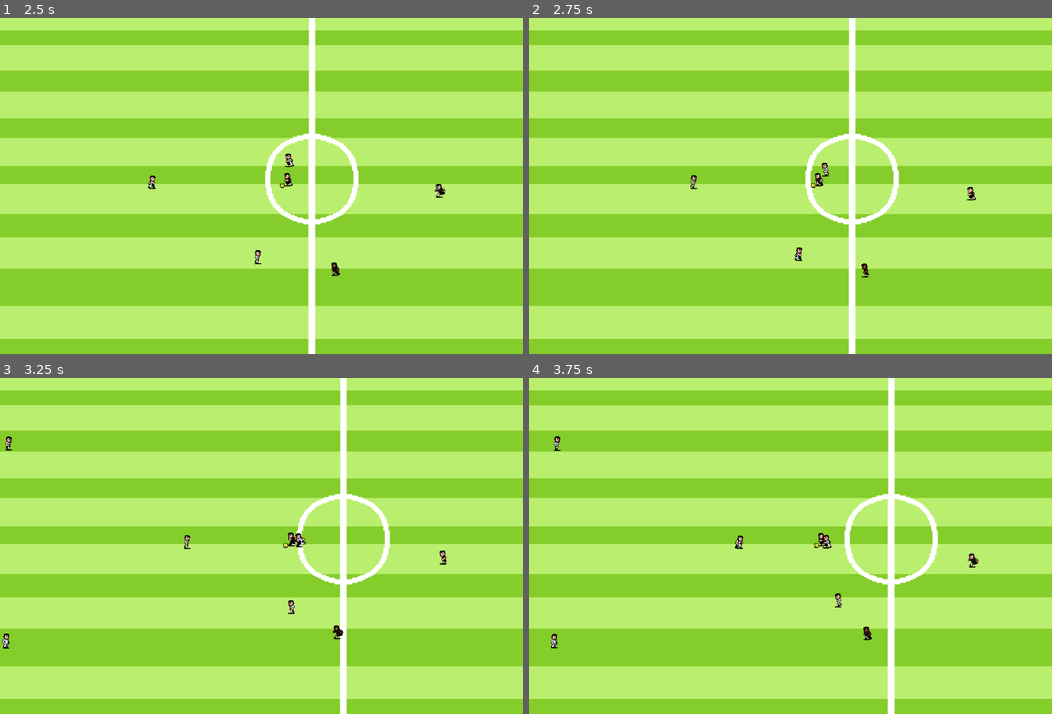
Above: before the commit, frames 1-4 (two rows, left to right).
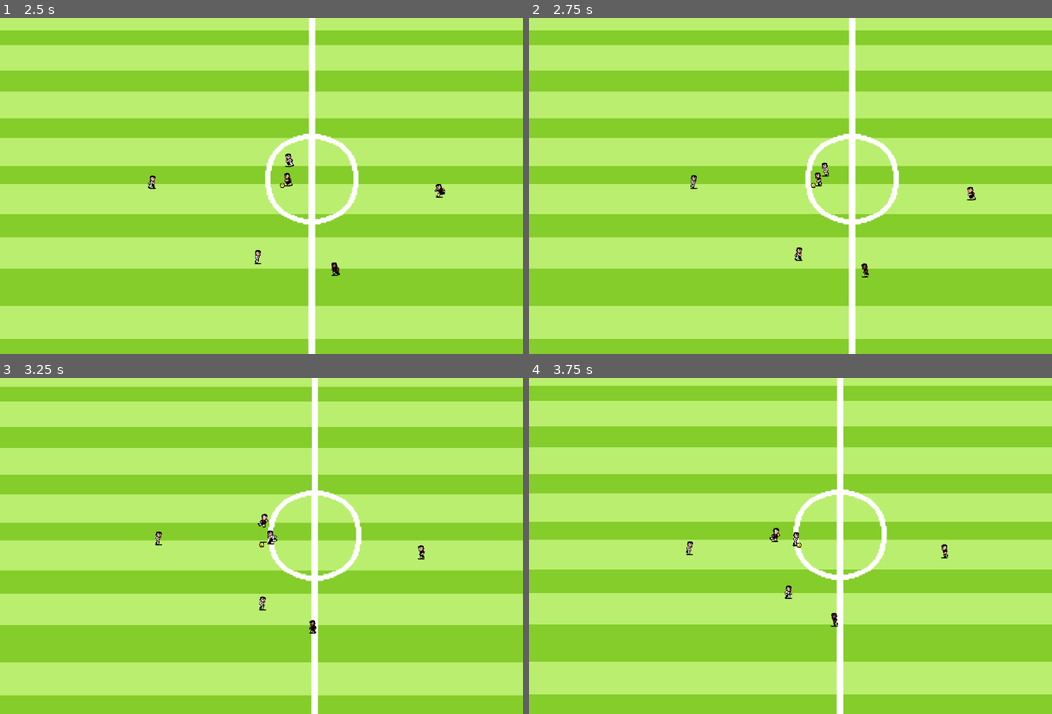
Above: after the commit, the same moments.

Repository: redwarewolf/fafa-simulator
Game: Godot game, scene res://scenes/world.tscn
Same seed, same stepped clock (60 frames per second), same inputs: the game is played once before the commit and once after it.
Inputs:
- Up to frame 1 (2.5 s): no input
- Up to frame 2 (2.75 s): no input
- Up to frame 3 (3.25 s): no input
- Up to frame 4 (3.75 s): no input

Frame 1 is identical in both runs. In frame 2, less than 0.1% of the frame differs, in the area x 54-57%, y 45-50%; in frame 3, 19%; in frame 4, 22%, in the area x 0-100%, y 0-100%.

Commit message:
Save state commit

Diff:
--- a/scenes/ball/ball.gd
+++ b/scenes/ball/ball.gd
@@ -11,6 +11,7 @@
 const FRICTION_GROUND := 250.0
 const BOUNCINESS := 0.8
 const DISTANCE_HIGH_PASS := 130
+const TUMBLE_HEIGHT_VELOCITY := 3.0
 
 var current_state : BallState = null
 var state_factory := BallStateFactory.new()
@@ -57,12 +58,18 @@
 	carrier = null
 	switch_state(Ball.State.SHOT)
 
+func tumble(tumble_velocity: Vector2) -> void:
+	carrier = null
+	velocity = tumble_velocity
+	height_velocity = TUMBLE_HEIGHT_VELOCITY
+	switch_state(Ball.State.FREEFORM)
+
 func pass_to(destination: Vector2) -> void:
 	var direction := position.direction_to(destination)
 	var distance := position.distance_to(destination)
 	var intensity := sqrt(2 * distance * FRICTION_GROUND )
 	velocity = intensity * direction
-	if distance >= DISTANCE_HIGH_PASS:
+	if distance > DISTANCE_HIGH_PASS:
 		height_velocity = BallState.GRAVITY * distance / (1.8 * intensity)
 	carrier = null
 	switch_state(Ball.State.FREEFORM)
--- a/scenes/characters/ai_behavior.gd
+++ b/scenes/characters/ai_behavior.gd
@@ -4,17 +4,21 @@
 const DURATION_AI_TICK_FREQUENCY := 200
 const SPREAD_ASSIST_FACTOR := 0.8
 const SHOT_DISTANCE := 200
+const TACKLE_DISTANCE := 15
 
 var ball : Ball = null
 var player : Player = null
 var time_since_last_ai_tick := Time.get_ticks_msec()
+var opponent_detection_area : Area2D = null
+
 
 func _ready() -> void:
 	time_since_last_ai_tick = Time.get_ticks_msec() + randi_range(0, DURATION_AI_TICK_FREQUENCY)
 
-func setup(context_player: Player, context_ball: Ball) -> void:
+func setup(context_player: Player, context_ball: Ball, context_opponent_detection_area : Area2D) -> void:
 	player = context_player
 	ball = context_ball
+	opponent_detection_area = context_opponent_detection_area
 
 func process_ai() -> void:
 	if Time.get_ticks_msec() - time_since_last_ai_tick > DURATION_AI_TICK_FREQUENCY:
@@ -63,6 +67,13 @@
 			var shot_direction := player.position.direction_to(player.target_goal.get_random_target_position())
 			var data := PlayerStateData.build().set_shot_power(player.power).set_shot_direction(shot_direction)
 			player.switch_state(Player.State.SHOOTING, data)
+		elif has_opponents_nearby(): # Podría considerar jugadores egoistas
+			player.switch_state(Player.State.PASSING)
+
+
+	if is_ball_carried_by_opponents() and player_is_on_tackle_distance(): #Podría considerar otras formas de sacar la pelota
+		print("[AI] ", player.full_name, " deciding to TACKLE")
+		player.switch_state(Player.State.TACKLING)
 
 
 func face_towards_target_goal() -> void:
@@ -98,7 +109,23 @@
 		return lerpf(inner_circle_weight, outer_circle_weight, distance_to_inner_radius / close_range_distance)
 
 func is_ball_carried_by_teammate() -> bool:
-	return ball.carrier != null and ball.carrier != player and ball.carrier.team == player.team
+	return is_ball_carried()  and ball_carrier_is_teammate()
+
+func is_ball_carried_by_opponents() -> bool:
+	return is_ball_carried() and !ball_carrier_is_teammate()
+
+func is_ball_carried() -> bool:
+	return ball.carrier != null and ball.carrier != player
+
+func ball_carrier_is_teammate() -> bool:
+	return ball.carrier.team == player.team
 
 func player_has_ball() -> bool:
 	return ball.carrier == player
+
+func player_is_on_tackle_distance() -> bool:
+	return player.position.distance_to(ball.position) < TACKLE_DISTANCE
+
+func has_opponents_nearby() -> bool:
+	var players := opponent_detection_area.get_overlapping_bodies()
+	return players.find_custom(func (p: Player): return p.team != player.team) > -1
--- a/scenes/characters/character_states/player_state.gd
+++ b/scenes/characters/character_states/player_state.gd
@@ -12,8 +12,9 @@
 var ball_detection_area : Area2D = null
 var own_goal : Goal
 var target_goal : Goal
+var tackle_damage_emitter_area : Area2D = null
 
-func setup(context_player: Player, context_data : PlayerStat …(167 unchanged characters)… oal, context_target_goal: Goal, context_ai_behavior: AIBehavior) -> void:
+func setup(context_player: Player, context_data : PlayerStat …(167 unchanged characters)… oal, context_target_goal: Goal, context_tackle_damage_emitter_area : Area2D, context_ai_behavior: AIBehavior) -> void:
 	player = context_player
 	animation_player = context_animation_player
 	state_data = context_data
@@ -23,6 +24,7 @@
 	own_goal = context_own_goal
 	target_goal = context_target_goal
 	ai_behavior = context_ai_behavior
+	tackle_damage_emitter_area = context_tackle_damage_emitter_area
 
 func transition_state(new_state: Player.State, context_state_data : PlayerStateData = PlayerStateData.new()) -> void:
 	state_transition_requested.emit(new_state, context_state_data)
--- a/scenes/characters/character_states/player_state_data.gd
+++ b/scenes/characters/character_states/player_state_data.gd
@@ -2,6 +2,7 @@
 
 var shot_direction : Vector2
 var shot_power : float
+var hurt_direction : Vector2
 
 static func build() -> PlayerStateData:
 	return PlayerStateData.new()
@@ -13,3 +14,7 @@
 func set_shot_power(power: float) -> PlayerStateData:
 	shot_power = power
 	return self
+
+func set_hurt_direction(direction : Vector2) -> PlayerStateData:
+	hurt_direction = direction
+	return self
--- /dev/null
+++ b/scenes/characters/character_states/player_state_hurt.gd
@@ -0,0 +1,22 @@
+class_name PlayerStateHurt
+extends PlayerState
+
+const DURATION_HURT := 1000
+const AIR_FRICTION := 35.0
+const HURT_HEIGHT_VELOCITY := 3.0
+const BALL_TUMBLE_SPEED := 100.0
+
+var time_start_hurt := Time.get_ticks_msec()
+
+func _enter_tree() -> void:
+	animation_player.play("hurt")
+	time_start_hurt = Time.get_ticks_msec()
+	player.height_velocity = HURT_HEIGHT_VELOCITY
+	player.height = 0.05
+	if ball.carrier == player:
+		ball.tumble(state_data.hurt_direction * BALL_TUMBLE_SPEED)
+
+func _process(delta: float) -> void:
+	if Time.get_ticks_msec() - time_start_hurt > DURATION_HURT:
+		transition_state(Player.State.RECOVERING)
+	player.velocity = player.velocity.move_toward(Vector2.ZERO, delta * AIR_FRICTION)
--- a/scenes/characters/character_states/player_state_moving.gd
+++ b/scenes/characters/character_states/player_state_moving.gd
@@ -1,9 +1,21 @@
 class_name PlayerStateMoving
 extends PlayerState
 
+const WALK_ANIM_THRESHOLD := 0.6
+
 func _process(_delta: float) -> void:
-	player.set_movement_animation()
+	set_movement_animation()
 	player.set_heading()
 	ai_behavior.process_ai()
 	if player.velocity != Vector2.ZERO:
 		teammate_detection_area.rotation = player.velocity.angle()
+
+
+func set_movement_animation() -> void: #Configurar velocidad de animacion segun velocidad?
+	var vel_length := player.velocity.length()
+	if vel_length < 1:
+		animation_player.play("idle")
+	elif vel_length < player.speed * WALK_ANIM_THRESHOLD:
+		animation_player.play("walk")
+	else:
+		animation_player.play("run")
--- a/scenes/characters/character_states/player_state_passing.gd
+++ b/scenes/characters/character_states/player_state_passing.gd
@@ -1,28 +1,26 @@
 class_name PlayerStatePassing
 extends PlayerState
-
-func _enter_tree() -> void:
-	animation_player.play("kick")
-	player.velocity = Vector2.ZERO
 
 func on_animation_complete() -> void:
 	var pass_target := get_closest_teammate_in_view()
 	if pass_target == null:
-		ball.pass_to(ball.position * player.heading * player.speed)
+		# Me quieren sacar la pelota, que hago? agregar posible logica para tirarla hacia atras o seguir corriendo
+		transition_state(Player.State.MOVING)
+
 	else:
-		ball.pass_to(pass_target.position * pass_target.velocity)
+		animation_player.play("kick")
+		player.velocity = Vector2.ZERO
+		ball.pass_to(pass_target.position + pass_target.velocity)
 	transition_state(Player.State.MOVING)
 
 func get_closest_teammate_in_view() -> Player:
-	var players_in_view = teammate_detection_area.get_overlapping_bodies()
-	var teammates_in_view = players_in_view.filter(
-		func(p: Player): return p != player
+	var players_in_view := teammate_detection_area.get_overlapping_bodies()
+	var teammates_in_view := players_in_view.filter(
+		func(p: Player): return p != player and p.team == player.team
 	)
-	var closest: Player = null
-	var closest_dist := INF
-	for p in teammates_in_view:
-		var d = p.position.distance_squared_to(player.position)
-		if d < closest_dist:
-			closest_dist = d
-			closest = p
-	return closest
+	teammates_in_view.sort_custom(
+		func(p1: Player, p2: Player): return p1.position.distance_squared_to(player.position) < p2.position.distance_squared_to(player.position)
+	)
+	if teammates_in_view.size() > 0:
+		return teammates_in_view[0]
+	return null
--- a/scenes/characters/character_states/player_state_shooting.gd
+++ b/scenes/characters/character_states/player_state_shooting.gd
@@ -3,7 +3,6 @@
 
 func _enter_tree() -> void:
 	animation_player.play("kick")
-	print("Play Kick")
 
 func on_animation_complete() -> void:
 	shoot_ball()
--- a/scenes/characters/character_states/player_state_tackling.gd
+++ b/scenes/characters/character_states/player_state_tackling.gd
@@ -9,6 +9,7 @@
 
 func _enter_tree() -> void:
 	animation_player.play("tackle")
+	tackle_damage_emitter_area.monitoring = true
 
 func _process(delta: float) -> void:
 	if not is_tackle_complete:
@@ -19,3 +20,6 @@
 
 	elif Time.get_ticks_msec() - time_finish_tackle > DURATION_TACKLE:
 		transition_state(Player.State.RECOVERING)
+
+func _exit_tree() -> void:
+	tackle_damage_emitter_area.monitoring = false
--- a/scenes/characters/player.gd
+++ b/scenes/characters/player.gd
@@ -7,7 +7,7 @@
 const WALK_ANIM_THRESHOLD := 0.6
 
 enum State { MOVING , TACKLING, RECOVERING, PREPPING_SHOT, SHOOTING,
-	PASSING , HEADER, VOLLEY_KICK, BICYCLE_KICK, CHEST_CONTROL}
+	PASSING , HEADER, VOLLEY_KICK, BICYCLE_KICK, CHEST_CONTROL, HURT}
 
 enum Role { GOALIE, DEFENSE, MIDFIELD, OFFENSE }
 enum SkinColor { LIGHT, MEDIUM, DARK, GREEN, RED }
@@ -42,6 +42,8 @@
 @onready var player_sprite : Sprite2D = %PlayerSprite
 @onready var teammate_detection_area : Area2D = %TeammateDetectionArea
 @onready var ball_detection_area : Area2D = %BallDetectionArea
+@onready var tackle_damage_emitter_area : Area2D = %TackleDamageEmitterArea
+@onready var opponent_detection_area : Area2D = %OpponentDetectionArea
 
 func initialize(context_position : Vector2, context_ball : Ball, context_own_goal: Goal, context_target_goal: Goal, context_player_data : PlayerResource, context_team: String) -> Player:
 		position = context_position
@@ -63,6 +65,7 @@
 
 	switch_state(State.MOVING)
 	spawn_position = position
+	tackle_damage_emitter_area.body_entered.connect(on_tackle_player.bind())
 
 func _process(delta: float) -> void:
 	set_heading()
@@ -81,19 +84,10 @@
 	if current_state != null:
 		current_state.queue_free()
 	current_state = state_factory.get_fresh_state(state)
-	current_state.setup(self, state_data, animation_player, ball, teammate_detection_area, ball_detection_area, own_goal, target_goal, ai_behavior)
+	current_state.setup(self, state_data, animation_player, ball, teammate_detection_area, ball_detection_area, own_goal, target_goal, tackle_damage_emitter_area,ai_behavior)
 	current_state.state_transition_requested.connect(switch_state.bind())
 	current_state.name = "PlayerStateMachine: " + str(state)
 	call_deferred("add_child", current_state)
-
-func set_movement_animation() -> void: #Configurar velocidad de animacion segun velocidad?
-	var vel_length := velocity.length()
-	if vel_length < 1:
-		animation_player.play("idle")
-	elif vel_length < speed * WALK_ANIM_THRESHOLD:
-		animation_player.play("walk")
-	else:
-		animation_player.play("run")
 
 
 func set_heading() -> void:
@@ -105,9 +99,12 @@
 func flip_sprites() -> void:
 	if heading == Vector2.RIGHT:
 		player_sprite.flip_h = false
+		tackle_damage_emitter_area.scale.x = 1
+		opponent_detection_area.scale.x = 1
 	elif heading == Vector2.LEFT:
 		player_sprite.flip_h = true
-
+		tackle_damage_emitter_area.scale.x = -1
+		opponent_detection_area.scale.x = -1
 
 func has_ball() -> bool:
 	return ball.carrier == self
@@ -127,7 +124,7 @@
 	player_sprite.material.set_shader_parameter("team_color", team_color)
 
 func setup_ai_behavior() -> void:
-	ai_behavior.setup(self, ball)
+	ai_behavior.setup(self, ball, opponent_detection_area)
 	ai_behavior.name = 'AI Behavior'
 	add_child(ai_behavior)
 
@@ -137,3 +134,10 @@
 
 func get_teammates() -> Array[Player]:
 	return teammates
+
+func get_hurt(hurt_origin : Vector2) -> void:
+	switch_state(Player.State.HURT, PlayerStateData.build().set_hurt_direction(hurt_origin))
+
+func on_tackle_player(player_hit : Player) -> void:
+	if player_hit != self and player_hit.team != team and player_hit == ball.carrier:
+		player_hit.get_hurt(position.direction_to(player_hit.position))
--- a/scenes/characters/player.tscn
+++ b/scenes/characters/player.tscn
@@ -96,6 +96,23 @@
 "values": [24, 25]
 }
 
+[sub_resource type="Animation" id="Animation_jk2m4"]
+resource_name = "hurt"
+length = 0.2
+step = 0.1
+tracks/0/type = "value"
+tracks/0/imported = false
+tracks/0/enabled = true
+tracks/0/path = NodePath("PlayerSprite:frame")
+tracks/0/interp = 1
+tracks/0/loop_wrap = true
+tracks/0/keys = {
+"times": PackedFloat32Array(0, 0.1),
+"transitions": PackedFloat32Array(1, 1),
+"update": 1,
+"values": [54, 55]
+}
+
 [sub_resource type="Animation" id="Animation_g2els"]
 resource_name = "idle"
 length = 0.6
@@ -202,7 +219,7 @@
 
 [sub_resource type="Animation" id="Animation_yewv4"]
 resource_name = "tackle"
-length = 0.1
+length = 0.4
 loop_mode = 1
 step = 0.1
 tracks/0/type = "value"
@@ -273,6 +290,7 @@
 &"bicycle_kick": SubResource("Animation_6eyoc"),
 &"chest_control": SubResource("Animation_7vyk4"),
 &"header": SubResource("Animation_qgnko"),
+&"hurt": SubResource("Animation_jk2m4"),
 &"idle": SubResource("Animation_g2els"),
 &"kick": SubResource("Animation_kqtwu"),
 &"prep_kick": SubResource("Animation_atpat"),
@@ -294,6 +312,10 @@
 [sub_resource type="RectangleShape2D" id="RectangleShape2D_6eyoc"]
 size = Vector2(7, 7)
 
+[sub_resource type="CapsuleShape2D" id="CapsuleShape2D_6eyoc"]
+radius = 40.0
+height = 120.0
+
 [node name="Player" type="CharacterBody2D"]
 collision_layer = 2
 script = ExtResource("1_yewv4")
@@ -332,7 +354,6 @@
 collision_mask = 2
 
 [node name="CollisionPolygon2D" type="CollisionPolygon2D" parent="TeammateDetectionArea"]
-visible = false
 polygon = PackedVector2Array(0, -40, 280, -150, 330, -100, 330, 100, 280, 150, 0, 40)
 
 [node name="BallDetectionArea" type="Area2D" parent="."]
@@ -348,10 +369,22 @@
 shape = SubResource("CapsuleShape2D_7vyk4")
 
 [node name="TackleDamageEmitterArea" type="Area2D" parent="."]
+unique_name_in_owner = true
 collision_layer = 0
 collision_mask = 2
 monitorable = false
 
 [node name="CollisionShape2D" type="CollisionShape2D" parent="TackleDamageEmitterArea"]
+visible = false
 position = Vector2(13, -3)
 shape = SubResource("RectangleShape2D_6eyoc")
+
+[node name="OpponentDetectionArea" type="Area2D" parent="."]
+unique_name_in_owner = true
+collision_layer = 0
+collision_mask = 2
+
+[node name="CollisionShape2D" type="CollisionShape2D" parent="OpponentDetectionArea"]
+position = Vector2(20, 0)
+rotation = 1.5707964
+shape = SubResource("CapsuleShape2D_6eyoc")
--- a/scenes/characters/player_state_factory.gd
+++ b/scenes/characters/player_state_factory.gd
@@ -13,7 +13,8 @@
 		Player.State.HEADER: PlayerStateHeader,
 		Player.State.BICYCLE_KICK: PlayerStateBicycleKick,
 		Player.State.VOLLEY_KICK: PlayerStateVolleyKick,
-		Player.State.CHEST_CONTROL: PlayerStateChestControl
+		Player.State.CHEST_CONTROL: PlayerStateChestControl,
+		Player.State.HURT: PlayerStateHurt
 	}
 
 func get_fresh_state(state: Player.State) -> PlayerState:
Not shown, added: scenes/characters/character_states/player_state_hurt.gd.uid
Not shown: 1 places in scenes/characters/player.tscn that only renumber resources
